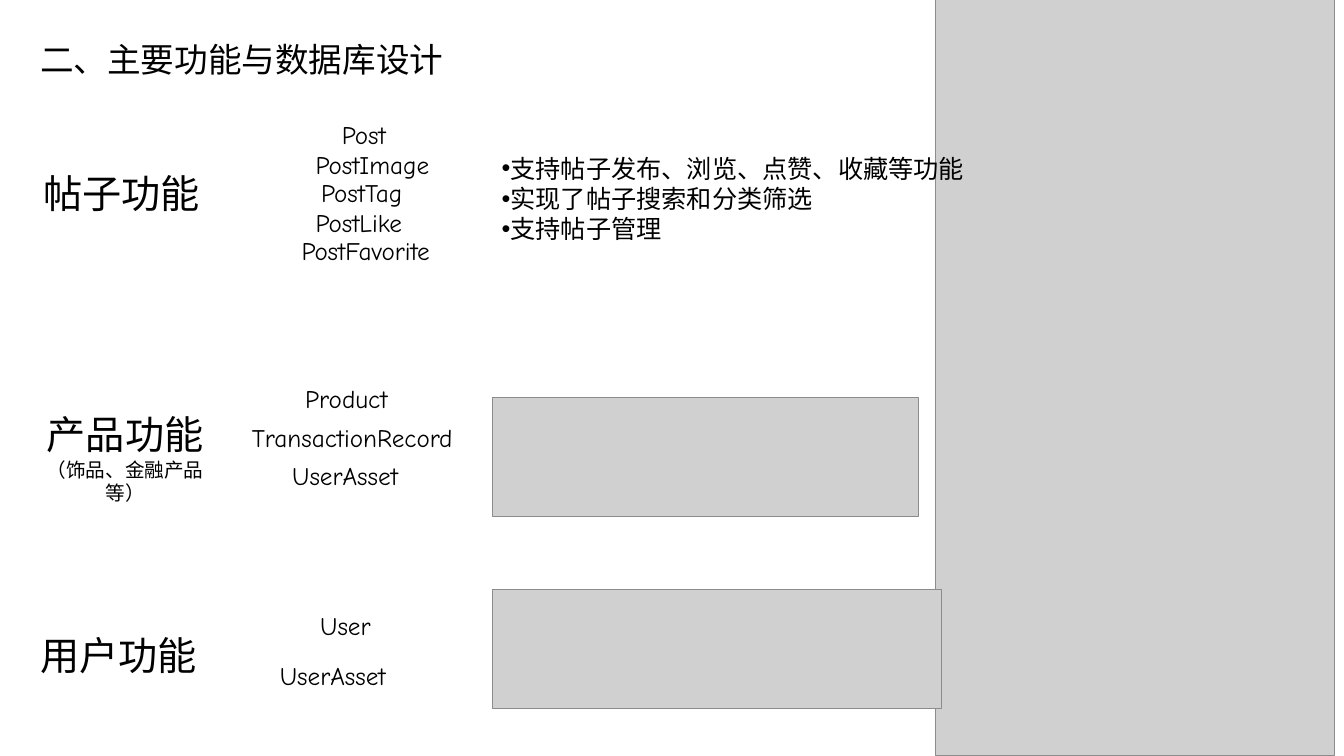
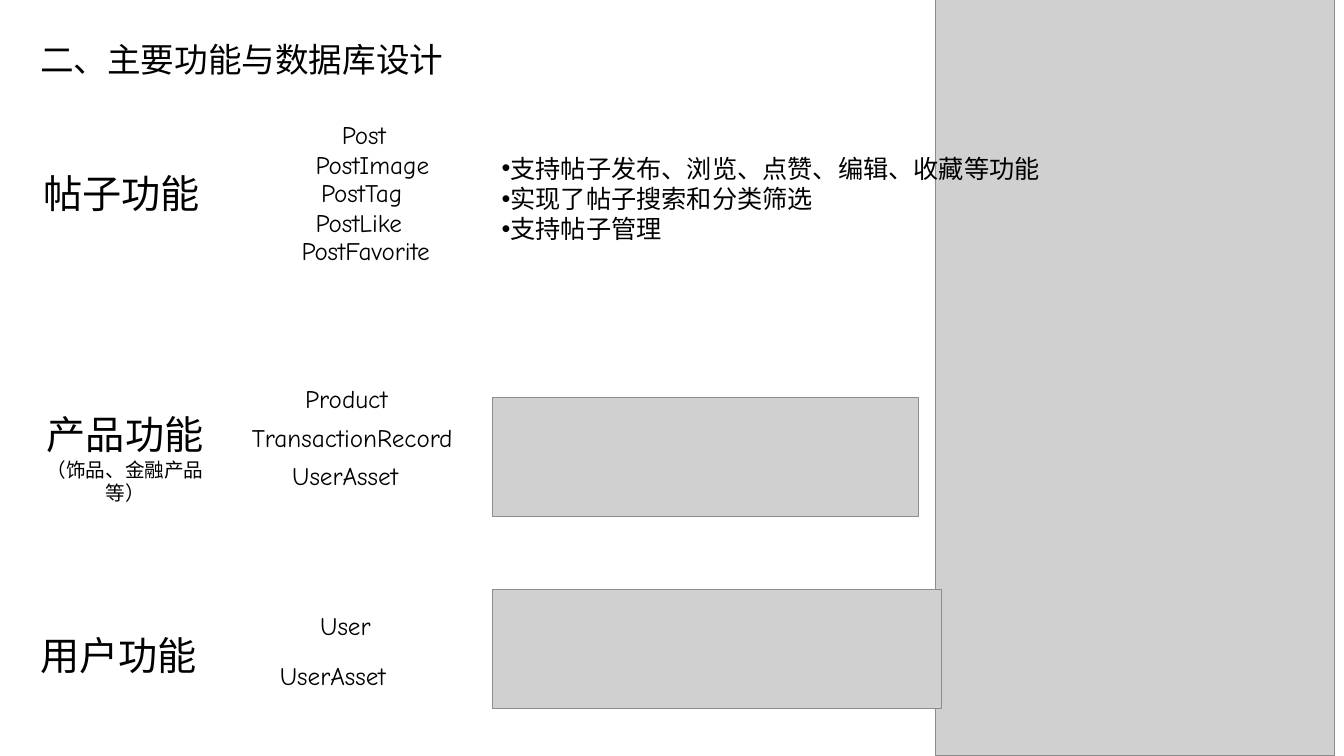
Before and after one commit to 57UU/southern_money, a slide deck: slide 3 of report/数据库演示.pptx. Drawn at 1344x756 pixels with LibreOffice and Linux fonts; fonts in the diff are those of the drawing; grey boxes stand for pictures. Boxes give left, top, right and bottom in pixels: in the first picture for what was removed or moved away, otherwise in the second. Text is boxed around its words. In the diff, an @@ line names an element or a change of style, - is before the commit and + after.

Commit message:
update ppt

```diff
--- a/report/数据库演示.pptx
+++ b/report/数据库演示.pptx
@@ text at [510,152,1039,184]: text changed @@
-• 支持帖子发布、浏览、点赞、收藏等功能
+• 支持帖子发布、浏览、点赞、编辑、收藏等功能
```
Also in this commit, not shown: 1 other slide changed, 1 slide added.
